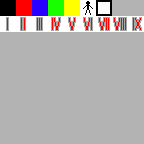
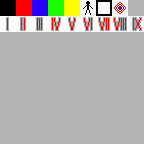
Layers edited between the first and the second 144x144 image:
painted on "Hintergrund" over [112,0,128,16]
